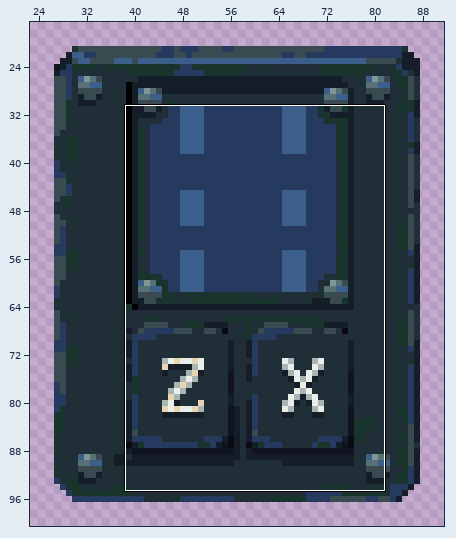
One commit to this pixel-art file: Assets/Modules/module_decoder.aseprite. Above, an overview of the earlier version with the close-up marked.
Close-up. The starting point:
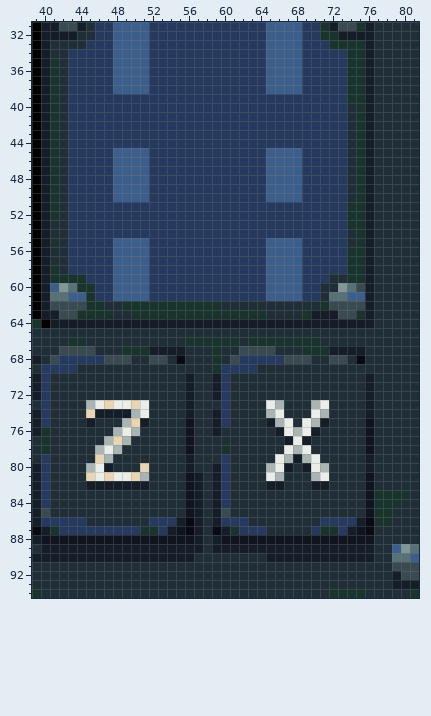
118x117 pixels, 1 frame. Shown: x 39..81, y 31..94. The wide view leaves out empty margins.
And afterwards:
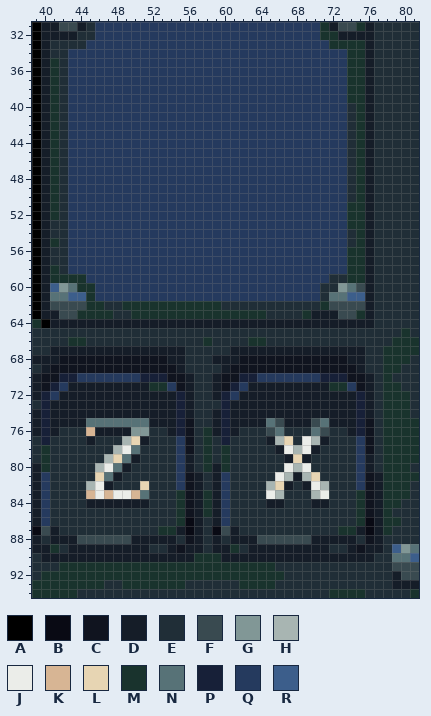
Palette (. is transparent): A #000000  B #090a14  C #10141f  D #151d28  E #202e37  F #394a50  G #819796  H #a8b5b2  J #ebede9  K #d7b594  L #e7d5b3  M #19332d  N #577277  P #172038  Q #253a5e  R #3c5e8b
Change:
layer "screen" added
layer "buttons" added
layer "buttons pressed" added
--- layers "buttons pressed", "screen", "Layer 1"
@@ x 46..70 @@
-31 QQRRRRQQQQQQQQQQQQQRRRRQQ
-32 QQRRRRQQQQQQQQQQQQQRRRRQQ
-33 QQRRRRQQQQQQQQQQQQQRRRRQQ
-34 QQRRRRQQQQQQQQQQQQQRRRRQQ
-35 QQRRRRQQQQQQQQQQQQQRRRRQQ
-36 QQRRRRQQQQQQQQQQQQQRRRRQQ
-37 QQRRRRQQQQQQQQQQQQQRRRRQQ
-38 QQRRRRQQQQQQQQQQQQQRRRRQQ
+31 QQQQQQQQQQQQQQQQQQQQQQQQQ
+32 QQQQQQQQQQQQQQQQQQQQQQQQQ
+33 QQQQQQQQQQQQQQQQQQQQQQQQQ
+34 QQQQQQQQQQQQQQQQQQQQQQQQQ
+35 QQQQQQQQQQQQQQQQQQQQQQQQQ
+36 QQQQQQQQQQQQQQQQQQQQQQQQQ
+37 QQQQQQQQQQQQQQQQQQQQQQQQQ
+38 QQQQQQQQQQQQQQQQQQQQQQQQQ
 39 QQQQQQQQQQQQQQQQQQQQQQQQQ
@@ x 46..70 @@
 44 QQQQQQQQQQQQQQQQQQQQQQQQQ
-45 QQRRRRQQQQQQQQQQQQQRRRRQQ
-46 QQRRRRQQQQQQQQQQQQQRRRRQQ
-47 QQRRRRQQQQQQQQQQQQQRRRRQQ
-48 QQRRRRQQQQQQQQQQQQQRRRRQQ
-49 QQRRRRQQQQQQQQQQQQQRRRRQQ
-50 QQRRRRQQQQQQQQQQQQQRRRRQQ
+45 QQQQQQQQQQQQQQQQQQQQQQQQQ
+46 QQQQQQQQQQQQQQQQQQQQQQQQQ
+47 QQQQQQQQQQQQQQQQQQQQQQQQQ
+48 QQQQQQQQQQQQQQQQQQQQQQQQQ
+49 QQQQQQQQQQQQQQQQQQQQQQQQQ
+50 QQQQQQQQQQQQQQQQQQQQQQQQQ
 51 QQQQQQQQQQQQQQQQQQQQQQQQQ
@@ x 46..70 @@
 54 QQQQQQQQQQQQQQQQQQQQQQQQQ
-55 QQRRRRQQQQQQQQQQQQQRRRRQQ
-56 QQRRRRQQQQQQQQQQQQQRRRRQQ
-57 QQRRRRQQQQQQQQQQQQQRRRRQQ
-58 QQRRRRQQQQQQQQQQQQQRRRRQQ
-59 QQRRRRQQQQQQQQQQQQQRRRRQQ
-60 QQRRRRQQQQQQQQQQQQQRRRRQQ
-61 QQRRRRQQQQQQQQQQQQQRRRRQQ
+55 QQQQQQQQQQQQQQQQQQQQQQQQQ
+56 QQQQQQQQQQQQQQQQQQQQQQQQQ
+57 QQQQQQQQQQQQQQQQQQQQQQQQQ
+58 QQQQQQQQQQQQQQQQQQQQQQQQQ
+59 QQQQQQQQQQQQQQQQQQQQQQQQQ
+60 QQQQQQQQQQQQQQQQQQQQQQQQQ
+61 QQQQQQQQQQQQQQQQQQQQQQQQQ
 62 MEEMMMMMMMMMMMEEEEEEEEEEE
@@ x 39..81 @@
 64 MADDDDDDDDDDDDDDDDDDDDDDDDDDDDDDDDDDDDEEEEE
-65 EEEEEEEEEEEEEEEEEEEEEEEEEEEEEEEEEEEEEEEEEEE
-66 EEEEMMEEEEEEEEEEEMMMMMMEMMMMMMMMEEEEEEEEEEE
-67 EEEFFFFEEEMMMDDDDEEEMEEFFFFEEEMMMDDDDEEEEEE
-68 DEFQQQQQFFFEEFFEBEEEMEFQQQQQFFFEEFFEBEEEEEE
-69 EQQQQEEEEEEEEEEEEEEEMQQQQEEEEEEEEEEEEEEEEEE
-70 DQEEEEEEEEEEEEEEEDEEDQEEEEEEEEEEEEEEEDEEEEE
-71 DQEEEEEEEEEEEEEEEDEEDQEEEEEEEEEEEEEEEDEEEEE
-72 DQEEEEEEEEEEEEEEEDEEDQEEEEEEEEEEEEEEEDEEEEE
-73 EQEEEEHJLJJLJEEEEDEEEQEEEEJHEEEHJEEEEDEEEEE
-74 DQEEEELDDDDHJEEEEDEEDQEEEEHJEEEJHEEEEDEEEEE
-75 DQEEEEDEEEHLDEEEECEEDQEEEEDHJEJHDEEEECEEEEE
-76 DMEEEEEEEHJHEEEEECEEDEEEEEEDJHJDEEEEECEEEEE
-77 EMEEEEEEHLHEEEEEECEEEEEEEEEEDJDEEEEEECEEEEE
-78 EMEEEEEHJHEEEEEEECEEEMEEEEEEJHJEEEEEECEEEEE
-79 EQEEEEELHEEEEEEEEDEEEQEEEEEJHDHJEEEEEDEEEEE
-80 DQEEEEHJDEEELEEEEDEEDQEEEEHJDEDJHEEEEDEEEEE
-81 DQEEEELJLJJLHEEEECDEDQEEEEJHEEEHJEEEECEEEEE
-82 DQEEEEDDDDDDDEEEECDEDQEEEEDDEEEDDEEEECEEEEE
-83 DQEEEEEEEEEEEEEEECDEDQEEEEEEEEEEEEEEECMMMME
-84 DQEEEEEEEEEEEEEEECDEDQEEEEEEEEEEEEEEECMMMEE
-85 DFEEEEEEEEEEEEEEECDEDFEEEEEEEEEEEEEEECMMEEE
-86 DQQQQQEEEEEEEQQQDBDEDQQQEEEEEEEEQQQQDBMMEEE
-87 BDMQQQQQQQQQMMQDCBDEBDMQQQEEEEEQMMQDCBEEEEE
-88 DCCCCCCCCCCCCCCCCCDEDCCCCCCCCCCCCCCCCCEEEEE
-89 EDDDDDDDDDDDDDDDDDDEDDDDDDDDDDDDDDDDDDEERGN
-90 DDDDDDDDDDDDDDDDDDEEEEEEEEDDDDDDDDDDDDEENNR
-91 EEEEEEEEEEEEEEEEEEEEEEEEEEEEEEEEEEEEEEEEFFF
-92 EEEEEEEEEEEEEEEEEEEEEEEEEEEEEEEEEEEEEEEEDFF
-93 EEEEEEEEEEEEEEEEEEEEEEEEEEEEEEEEEEEEEEEEDDD
-94 MEEEEEEEEEEEEEEEEEEEEEEEEEEEEEEEEMMMMEEEEEM
+65 EEEEEEEEEEEEEEEEEEEEEEEEEEEEEEEEEEEEEEEEEME
+66 EEEEMMEEEEEEEEEEEEEMEEEEMMEEEEEEEEEEEEEEMMM
+67 EEDDDDDDDDDDDDDDDEEEEEDDDDDDDDDDDDDDDEEMMMM
+68 DDDCCCCCCCCCCCCDDEEEDDDCCCCCCCCCCCCDDEEMMME
+69 EDCCCCCCCCCCCCCCDEEEEDCCCCCCCCCCCCCCDEEMMEE
+70 DCCPPQQQQQQQPPPCCDEEDCCPPQQQQQQQPPPCCDEMEEE
+71 DCPQDDDDDDDDDMMQCDEEDCPQDDDDDDDDDMMQCDEMMEE
+72 DPQDDDDDDDDDDDDDPDEEDPQDDDDDDDDDDDDDPDEMMME
+73 EPDDDDDDDDDDDDDDPDEEEPDDDDDDDDDDDDDDPDEMMME
+74 DPDDDDDDDDDDDDDDPDEEDPDDDDDDDDDDDDDDPDEMMME
+75 DPDDDDNNNNNNNDDDPCEEDPDDDDNFDDDFNDDDPCEMMMM
+76 DPDEEEKDDDDGGEEDPCEMDPDEEEFNEEENFEEDPCEMMMM
+77 EPEEEEDEEEHLDEEEQCEMEPEEEEDHLEJHDEEEQCEMMMM
+78 EMEEEEEEEHJNEEEEQCEMEMEEEEEDJHJDEEEEQCEMMMM
+79 EMEEEEEEHLNDEEEEQDEMEMEEEEEEDLDEEEEEQDEMMMM
+80 DMEEEEEHJNDEEEEEQDEMDMEEEEEEJHJEEEEEQDEMMME
+81 DQEEEEELNDEEEEEEQCDEDQEEEEEJHDHLEEEEQCDMMMM
+82 DQEEEEHJDEEELEEEQCDEDQEEEEHLDEDJHEEEQCDMMME
+83 DQEEEEKJKJJKNEEEMCDMDQEEEEJHEEEHJEEEMCDMMME
+84 DQEEEEDDDDDDDEEEMCDMDQEEEEDDEEEDDEEEMCDMMEE
+85 DQEEEEEEEEEEEEEEMCDMDQEEEEEEEEEEEEEEMCDMEEE
+86 DQEEEEEEEEEEEEEEMBDEDQEEEEEEEEEEEEEEMBDMMEE
+87 BFDEEEEEEEEEEEMMDBDEBFDEEEEEEEEEEEMMDBDMEEE
+88 DEDDDFFFFFFDDDDDECDEDEDDDFFFFFFDDDDDECDEEEE
+89 DDMEDDDDDDDDDEEDCDDEDDMEDDDDDDDDDEEDCDDERGN
+90 EDDDDDDDDDDDDDDDDDMMMDDDDDDDDDDDDDDDDDEENNR
+91 EEEMMMMMMMMMMMMMMMMMMMMMMMMEEEEEEEEEEEEEFFF
+92 EMMMMMMMMMMMMMMMMMMMMMMMMMMMEEEEEEEEEEEEDFF
+93 MMMMMMMMEEMMMMMMMEEEEEEMMMMEEEEEEEEEEEEEDDD
+94 MMMMMEEEEEEEEEEEEEEEEEEEEEEEEEEEEMMMMEEEEEM
